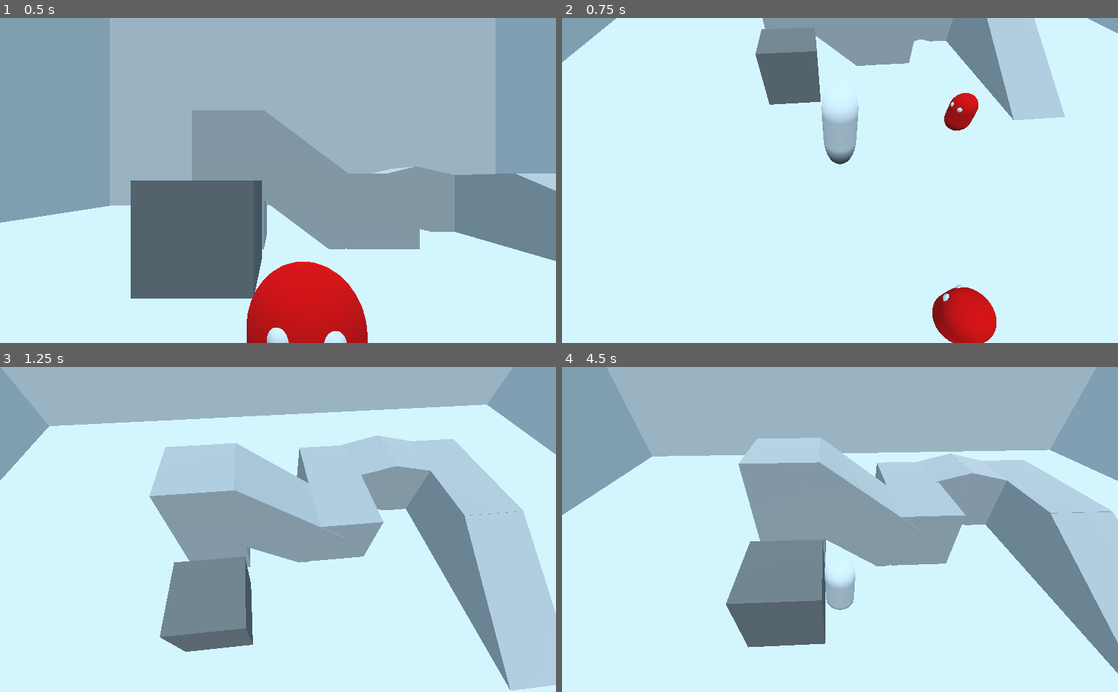
Above: before the commit, frames 1-4 (two rows, left to right).
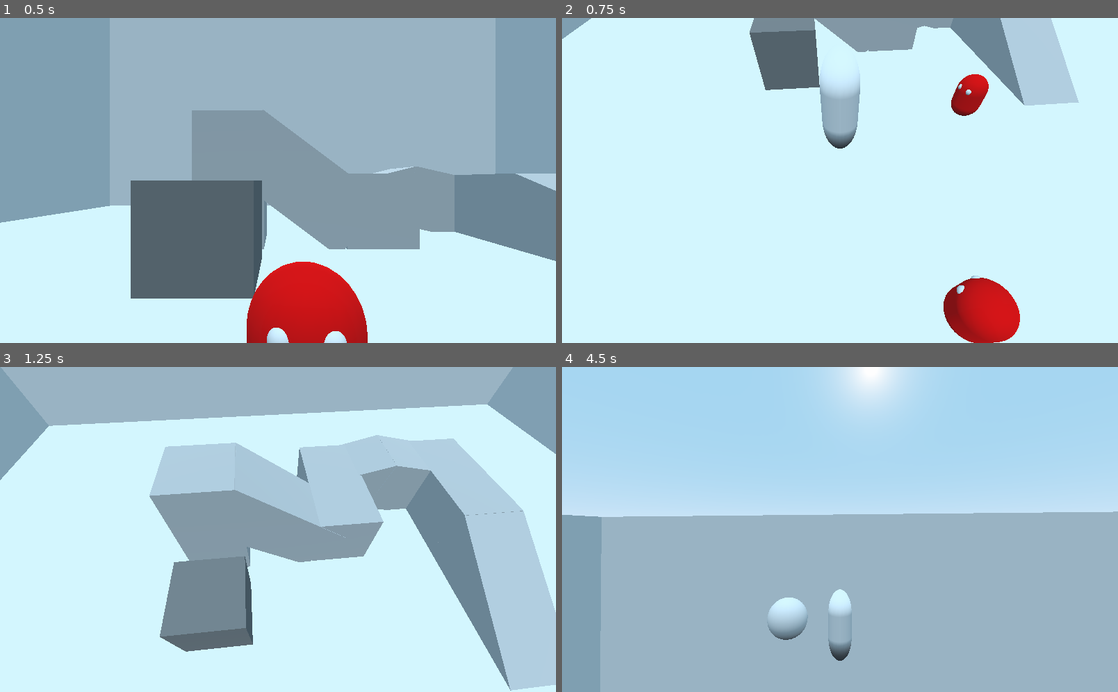
Above: after the commit, the same moments.

Repository: jalbr03/JJs-game
Game: Godot game, scene res://levels/Level.tscn
Same seed, same stepped clock (60 frames per second), same inputs: the game is played once before the commit and once after it.
Inputs (mouse positions are in pixels of both pictures, inside the frame that each line leads up to):
- Up to frame 1 (0.5 s): no input
- Up to frame 2 (0.75 s): move the mouse to (867, 180) at 0.52 s; hold W from 0.53 s (still down); hold Q from 0.53 s (still down); click (867, 180) at 0.67 s
- Up to frame 3 (1.25 s): keep holding W; keep holding Q; tap Space at 0.77 s
- Up to frame 4 (4.5 s): keep holding W; move the mouse to (812, 529) at 1.27 s; release Q at 1.28 s; tap Q at 1.35, 2.85, 4.35 s; click (812, 529) at 1.42 s; tap Space at 1.52, 3.02, 3.77 s; move the mouse to (851, 523) at 2.02 s; hold Q 2.03-2.78 s; click (851, 523) at 2.17 s; move the mouse to (834, 536) at 2.77 s; click (834, 536) at 2.92 s; move the mouse to (878, 532) at 3.52 s; hold Q 3.53-4.28 s; click (878, 532) at 3.67 s; move the mouse to (795, 526) at 4.27 s; click (795, 526) at 4.42 s

Frame 1 is identical in both runs. In frame 2, 9.5% of the frame differs, in the area x 0-100%, y 0-100%; in frame 3, 0.4%; in frame 4, 92%.

Commit message:
camera is working better now

Diff:
--- a/SCR/Camera.gd
+++ b/SCR/Camera.gd
@@ -19,7 +19,7 @@
 		var dist_to_pose = translation.distance_to(pose)
 		if(dist_to_pose > 0.1):
 			translation = lerp(translation,pose,0.15)
-			if(typeof(look_at_target) != type_string && dist_to_pose < max_dist-3):
+			if(typeof(look_at_target) != type_string && dist_to_pose < max_dist):
 				look_at(look_at_target+target_off_set,Vector3(0,1,0))
 		else:#(animate):
 			animate = false
--- a/SCR/player.gd
+++ b/SCR/player.gd
@@ -79,7 +79,8 @@
 		#shoot
 		if event is InputEventMouseButton:
 			if event.button_index == BUTTON_LEFT and event.pressed:
-				state = player_states.fire_ball
+				if(state == player_states.move):
+					state = player_states.fire_ball
 
 
 func move():
@@ -98,7 +99,7 @@
 	velocity.z = lerp(velocity.z,move.y,EXEL)
 	velocity.y += int(jump)*int(is_on_floor())*JUMP_HEIGHT
 	#attack stuff
-	if(stomp && stomp_cooldown<=0):
+	if(stomp && stomp_cooldown<=0 && state == player_states.move):
 		state = player_states.stomp
 		velocity = Vector3.ZERO #stop all velocity
 
@@ -109,11 +110,11 @@
 		alarm0 = fps*3
 		velocity.y = 40
 		#cam_lock = true
-		gimble.rotation.x = 0
+		#gimble.rotation.x = 0
 		var target = translation
 		#target.y+=20
-		var off_set = Vector3(0,20,0)
-		cam_move_to = Vector3(0,8,20)
+		#var off_set = Vector3(0,20,0)
+		cam_move_to = Vector3(0,5,20)
 		emit_signal("camera_move_to",cam_move_to,"player",Vector3.ZERO)#x,y,z,look at
 		#stomp_cooldown = 90
 	elif(alarm0 <= 0): #end of alarm
@@ -136,7 +137,7 @@
 	if(alarm0 == -1): #start of alarm
 		alarm0 = fps*1.5
 		cam_lock = true
-		#gimble.rotation.x = 0
+		gimble.rotation.x = 0
 		var target = self.translation
 		#target.y+=5
 		var off_set = Vector3(0,5,0)
@@ -148,7 +149,7 @@
 		cam_lock = false
 		cam_move_to = Vector3.ZERO
 		emit_signal("camera_move_to",cam_move_to,"noone",Vector3.ZERO)#x,y,z,look at
-#			cam.rotation = Vector3.ZERO
+#		cam.rotation = Vector3.ZERO
 		state = player_states.move
 	else:
 		alarm0-=1
